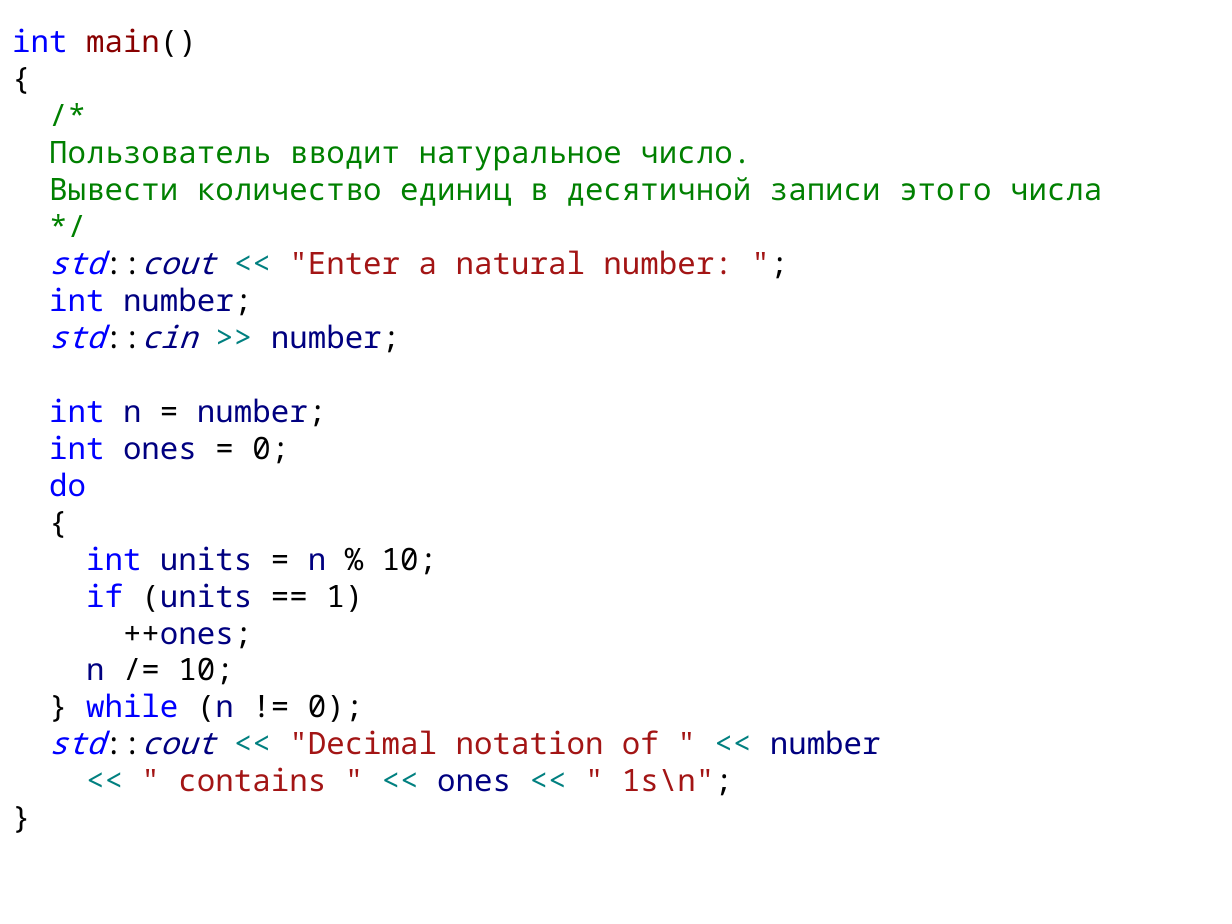
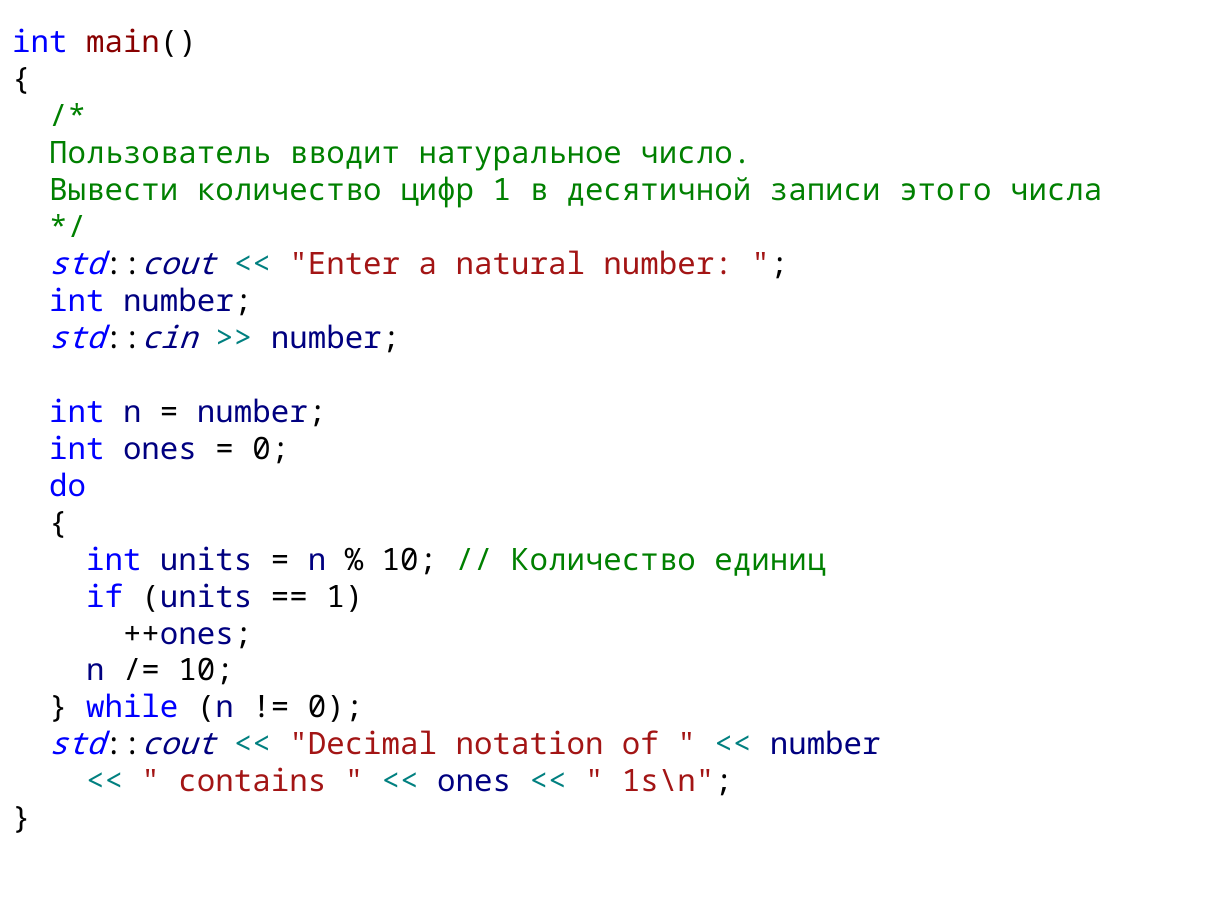
Before and after one commit to alexey-malov/oop, a slide deck: slide 46 of lectures/01/Синтаксис C++.pptx (slide 47 before the commit). Drawn at 1232x924 pixels with LibreOffice and Linux fonts; fonts in the diff are those of the drawing. Boxes give left, top, right and bottom in pixels: in the first picture for what was removed or moved away, otherwise in the second. Text is boxed around its words. In the diff, an @@ line names an element or a change of style, - is before the commit and + after.

```diff
--- a/lectures/01/Синтаксис C++.pptx
+++ b/lectures/01/Синтаксис C++.pptx
@@ text at [49,176,1102,208]: text changed @@
-Вывести количество единиц в десятичной записи этого числа
+Вывести количество цифр 1 в десятичной записи этого числа
@@ text at [86,546,825,576]: text changed; text colour #000080 to #008000 @@
-int units = n % 10;
+int units = n % 10; // Количество единиц
```
Also in this commit, not shown: 11 other slides changed, 2 slides removed.
